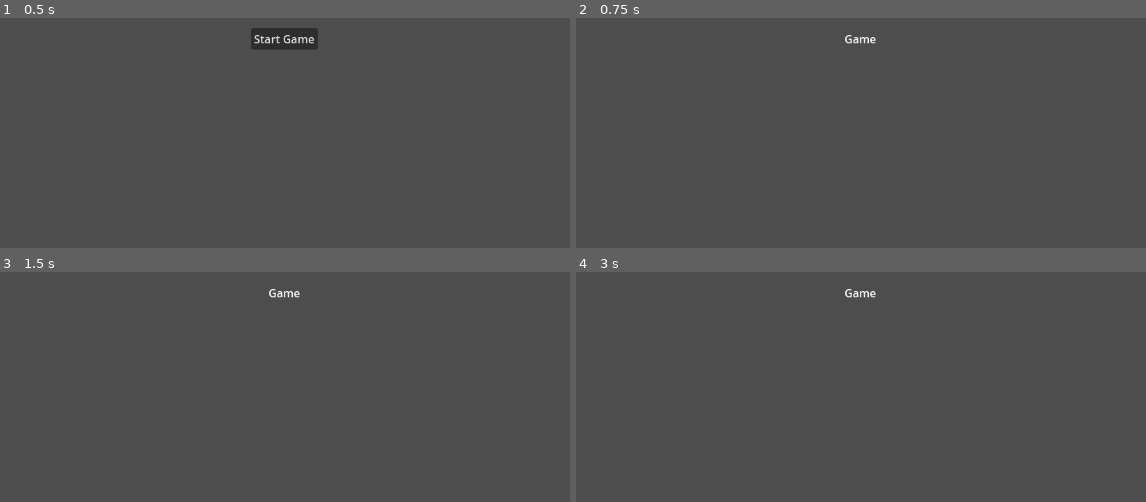
Above: before the commit, frames 1-4 (two rows, left to right).
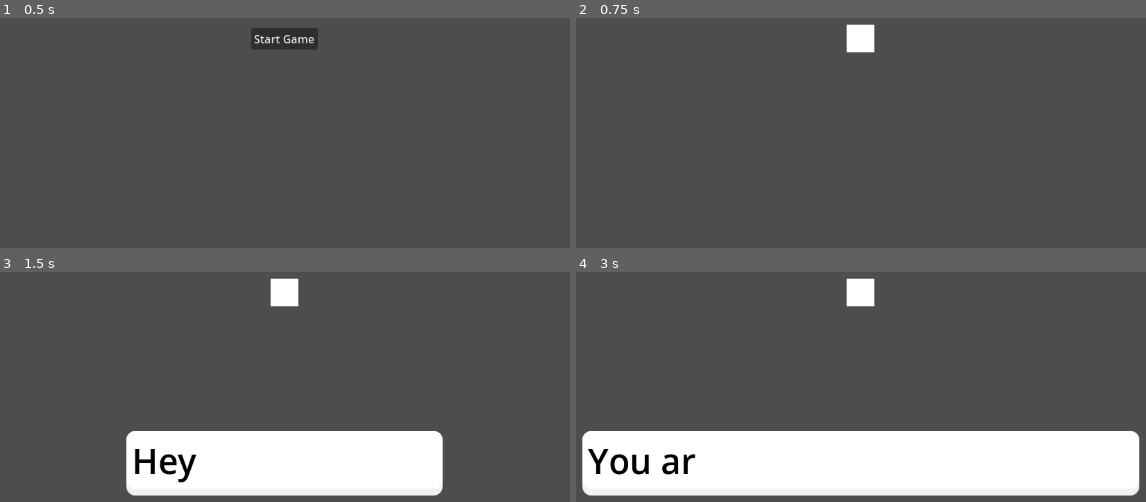
Above: after the commit, the same moments.

Repository: k4444th/Daydreaming
Game: Godot game, scene res://scenes/main/startscreen.tscn
Two runs of this game, one before a commit and one after it. Both use one fixed random seed, a clock stepped at 60 frames per second and the inputs below.
Inputs:
- Up to frame 1 (0.5 s): no input
- Up to frame 2 (0.75 s): click "Start Game" at 0.5 s
- Up to frame 3 (1.5 s): tap Enter at 1.25 s; hold X (Interact, bound only after the commit) from 1.28 s (still down)
- Up to frame 4 (3 s): release X (Interact, bound only after the commit) at 2.03 s; tap X (Interact, bound only after the commit) at 2.1 s; tap Space at 2.75 s; hold X (Interact, bound only after the commit) from 2.78 s (still down)

Frame 1 is identical in both runs. In frame 2, 0.6% of the frame differs, in the area x 47-53%, y 2-16%; in frame 3, 16%; in frame 4, 28%, in the area x 1-99%, y 2-98%.

Commit message:
basic dialog system

Diff:
--- a/project.godot
+++ b/project.godot
@@ -18,3 +18,12 @@
 [autoload]
 
 Globals="*res://scripts/globals.gd"
+Dialogmanager="*res://scripts/dialogmanager.gd"
+
+[input]
+
+Interact={
+"deadzone": 0.2,
+"events": [Object(InputEventKey,"resource_local_to_scene":false,"resource_name":"","device":-1,"window_id":0,"alt_pressed":false,"shift_pressed":false,"ctrl_pressed":false,"meta_pressed":false,"pressed":false,"keycode":0,"physical_keycode":88,"key_label":0,"unicode":120,"location":0,"echo":false,"script":null)
+]
+}
--- /dev/null
+++ b/scenes/general/textbox.tscn
@@ -0,0 +1,36 @@
+[gd_scene load_steps=3 format=3 uid="uid://dcbld8qkxs7s"]
+
+[ext_resource type="Texture2D" uid="uid://c6rfk6vfj8tur" path="res://assets/general/dialog.png" id="1_imlkf"]
+[ext_resource type="Script" uid="uid://bk5nkgmqnfgdl" path="res://scripts/general/textbox.gd" id="1_jlv3i"]
+
+[node name="Textbox" type="MarginContainer"]
+offset_right = 134.0
+offset_bottom = 93.0
+script = ExtResource("1_jlv3i")
+
+[node name="NinePatchRect" type="NinePatchRect" parent="."]
+layout_mode = 2
+texture = ExtResource("1_imlkf")
+region_rect = Rect2(0, 0, 256, 256)
+patch_margin_left = 16
+patch_margin_top = 16
+patch_margin_right = 16
+patch_margin_bottom = 24
+
+[node name="MarginContainer" type="MarginContainer" parent="."]
+layout_mode = 2
+theme_override_constants/margin_left = 8
+theme_override_constants/margin_top = 8
+theme_override_constants/margin_right = 8
+theme_override_constants/margin_bottom = 16
+
+[node name="Label" type="Label" parent="MarginContainer"]
+layout_mode = 2
+theme_override_colors/font_color = Color(0, 0, 0, 1)
+theme_override_font_sizes/font_size = 50
+vertical_alignment = 1
+
+[node name="LetterDisplayTimer" type="Timer" parent="."]
+one_shot = true
+
+[connection signal="timeout" from="LetterDisplayTimer" to="." method="_on_letter_display_timer_timeout"]
--- a/scenes/main/game.tscn
+++ b/scenes/main/game.tscn
@@ -1,20 +1,11 @@
-[gd_scene format=3 uid="uid://3ucxvqjym33c"]
+[gd_scene load_steps=3 format=3 uid="uid://3ucxvqjym33c"]
+
+[ext_resource type="Script" uid="uid://bfjpuc0qjam0m" path="res://scripts/main/game.gd" id="1_e64el"]
+[ext_resource type="PackedScene" uid="uid://bn5kocpm1byr8" path="res://scenes/player/player.tscn" id="2_ma5rq"]
 
 [node name="Game" type="Node"]
+script = ExtResource("1_e64el")
 
-[node name="Label" type="Label" parent="."]
-anchors_preset = 8
-anchor_left = 0.5
-anchor_top = 0.5
-anchor_right = 0.5
-anchor_bottom = 0.5
-offset_left = -23.0
-offset_top = -11.5
-offset_right = 23.0
-offset_bottom = 11.5
-grow_horizontal = 2
-grow_vertical = 2
-text = "Game"
+[node name="Player" parent="." instance=ExtResource("2_ma5rq")]
 
-[node name="Camera2D" type="Camera2D" parent="Label"]
-position = Vector2(23, 11.5)
+[node name="Camera2D" type="Camera2D" parent="Player"]
--- /dev/null
+++ b/scenes/player/player.tscn
@@ -0,0 +1,16 @@
+[gd_scene format=3 uid="uid://bn5kocpm1byr8"]
+
+[node name="Player" type="CharacterBody2D"]
+
+[node name="ColorRect" type="ColorRect" parent="."]
+anchors_preset = 8
+anchor_left = 0.5
+anchor_top = 0.5
+anchor_right = 0.5
+anchor_bottom = 0.5
+offset_left = -20.0
+offset_top = -20.0
+offset_right = 20.0
+offset_bottom = 20.0
+grow_horizontal = 2
+grow_vertical = 2
--- /dev/null
+++ b/scripts/dialogmanager.gd
@@ -0,0 +1,44 @@
+extends Node
+
+@onready var textboxScene = preload("res://scenes/general/textbox.tscn")
+
+var dialogLines: Array[String] =  []
+var currentLineIndex = 0
+
+var textbox
+var textBoxPosition := Vector2 (0.0, 200.0)
+
+var isDialogActive = false
+var canAdvanceLine = false
+
+func startDialog(lines: Array[String]):
+	if isDialogActive:
+		return
+
+	dialogLines = lines
+	showTextBox()
+
+	isDialogActive = true
+
+func showTextBox():
+	textbox = textboxScene.instantiate()
+	textbox.finishedDisplayingText.connect(onTextboxFinishedDisplaying)
+	get_tree().root.add_child(textbox)
+	textbox.global_position = textBoxPosition
+	textbox.displayText(dialogLines[currentLineIndex])
+	canAdvanceLine = false
+
+func onTextboxFinishedDisplaying():
+	canAdvanceLine = true
+
+func _unhandled_input(event: InputEvent) -> void:
+	if event.is_action_pressed("Interact") and isDialogActive and canAdvanceLine:
+		textbox.queue_free()
+		currentLineIndex += 1
+
+		if currentLineIndex > dialogLines.size() - 1:
+			isDialogActive = false
+			currentLineIndex = 0
+			return
+
+		showTextBox()
--- /dev/null
+++ b/scripts/general/textbox.gd
@@ -0,0 +1,50 @@
+extends MarginContainer
+
+@onready var label = $MarginContainer/Label
+@onready var timer = $LetterDisplayTimer
+
+signal finishedDisplayingText()
+
+var MAX_WIDTH = 1024
+
+var text := ""
+var letterIndex = 0
+
+var letterTime = 0.03
+var spaceTime = 0.06
+var punctuationTime = 0.2
+
+func displayText(textToDisplay):
+	text = textToDisplay
+	label.text = textToDisplay
+	await resized
+	custom_minimum_size.x = min(size.x, MAX_WIDTH)
+
+	if size.x  > MAX_WIDTH:
+		label.autowrap_mode = TextServer.AUTOWRAP_WORD
+		await resized # resize x
+		await resized # resize y
+		custom_minimum_size.y = size.y
+
+	global_position.x -= size.x / 2
+
+	label.text = ""
+	displayLetter()
+
+func displayLetter():
+	label.text += text[letterIndex]
+	letterIndex += 1
+	if letterIndex > text.length() - 1:
+		finishedDisplayingText.emit()
+		return
+
+	match text[letterIndex]:
+		"!", ".", ",", "?":
+			timer.start(punctuationTime)
+		" ":
+			timer.start(spaceTime)
+		_:
+			timer.start(letterTime)
+
+func _on_letter_display_timer_timeout() -> void:
+	displayLetter()
--- /dev/null
+++ b/scripts/main/game.gd
@@ -0,0 +1,16 @@
+extends Node
+
+var hasInteractedWithTestLines = false
+
+@onready var playerNode = $Player
+
+const testLines: Array[String] = [
+	"Hey, how are you?",
+	"You are new in town, aren't you?",
+	"Welcome! Nice to meet you!"
+]
+
+func _process(delta: float) -> void:
+	if Input.is_action_just_pressed("Interact") and !hasInteractedWithTestLines:
+		Dialogmanager.startDialog(testLines)
+		hasInteractedWithTestLines = true
Binary file added: assets/general/dialog.png
Not shown, added: assets/general/dialog.png.import
Not shown, added: scripts/dialogmanager.gd.uid
Not shown, added: scripts/general/textbox.gd.uid
Not shown, added: scripts/main/game.gd.uid
